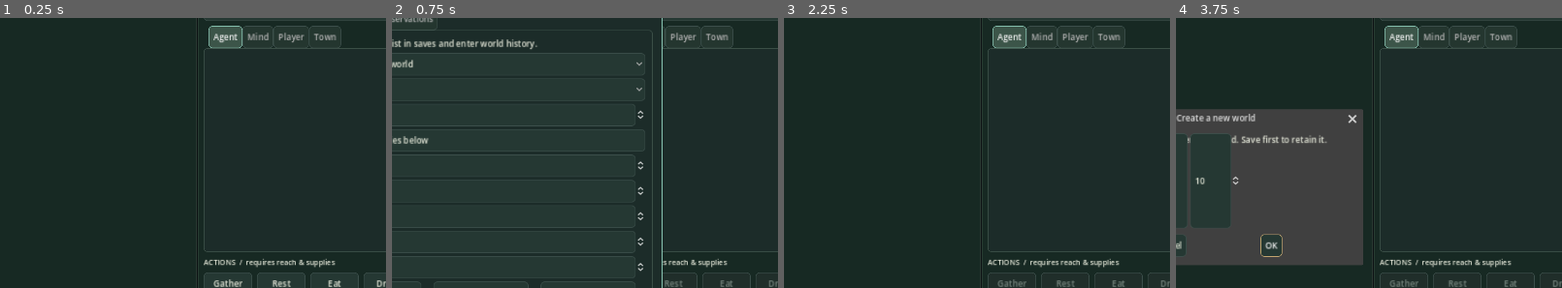
Above: before the commit, frames 1-4 (left to right).
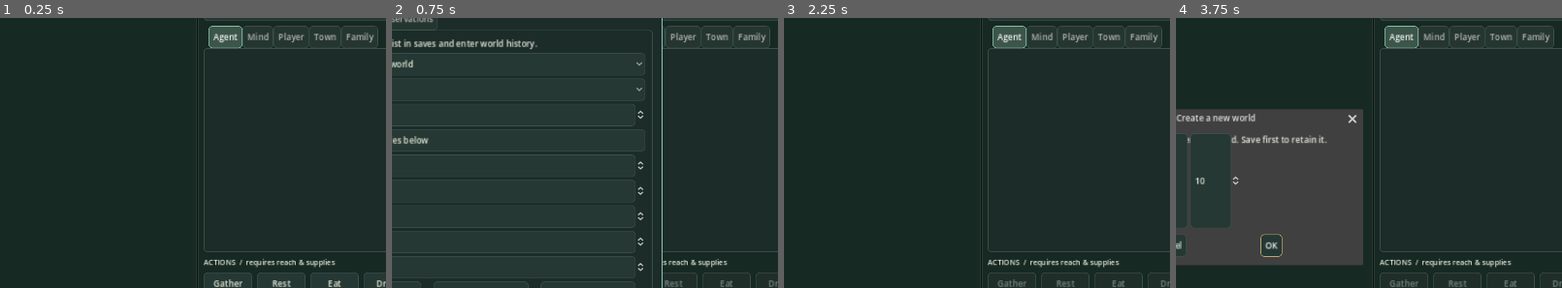
Above: after the commit, the same moments.

Repository: NxFi3/genesis
Game: Godot game, scene res://Main.tscn
The game is run twice, just before and just after one commit, with the same random seed, the same clock (stepped at 60 frames per second) and the same inputs.
Inputs:
- Up to frame 1 (0.25 s): no input
- Up to frame 2 (0.75 s): click "God Mode" at 0.5 s
- Up to frame 3 (2.25 s): click "Observer mode" at 1.25 s; click "Player mode" at 2 s
- Up to frame 4 (3.75 s): click "house" at 2.75 s; click "New world…" at 3.5 s
The pictures show only the part of the screen within x 45-95%, y 17-67%; the shares and areas given below are measured in that part.

The runs differ from the first frame. In frame 1, 0.2% of the frame differs, in the area x 88-98%, y 2-12%; in frame 2, 0.2%; in frame 3, 0.2%; in frame 4, 0.2%.

Commit message:
Add mutual households, demographic lifecycle and inherited visual identity

Diff:
--- a/godot/art/low_poly.gd
+++ b/godot/art/low_poly.gd
@@ -145,12 +145,20 @@
             if kind == "hall": part(root,"box",Vector3(.4,.7,-.46),Vector3(.16,.6,.04),faction)
     return root
 
-static func human(faction: Color, occupation: String, player: bool) -> Node3D:
+static func human(faction: Color, occupation: String, player: bool, appearance: Dictionary = {}, life_stage := "adult", equipment: Array = []) -> Node3D:
     var root := Node3D.new()
     var color := Color("e9c67c") if player else faction
     part(root,"cone",Vector3(0,.48,0),Vector3(.38,.55,.3),color)
-    var head := part(root,"sphere",Vector3(0,.86,0),Vector3(.24,.26,.24),Color("d1aa83"))
-    part(root,"sphere",Vector3(0,.94,.02),Vector3(.26,.13,.25),Color("68503d"))
+    var skin := Color("ebc9a3").lerp(Color("77513e"),float(appearance.get("skin",.35)))
+    var head := part(root,"sphere",Vector3(0,.86,0),Vector3(.24,.26,.24),skin)
+    var hair := Color(str(appearance.get("hair","#68503d")))
+    if life_stage=="elder":hair=hair.lerp(Color("c5c7bf"),.7)
+    part(root,"sphere",Vector3(0,.94,.02),Vector3(.26,.13,.25),hair)
+    for x in [-.06,.06]:part(root,"sphere",Vector3(x,.87,-.12),Vector3(.025,.025,.02),Color(str(appearance.get("eyes","#574337"))))
+    if appearance.get("texture","")=="curly":
+        for x in [-.1,0.,.1]:part(root,"sphere",Vector3(x,.98,0),Vector3(.13,.13,.15),hair)
+    if appearance.get("face","")=="angular":head.scale.x*=.9
+    root.scale=Vector3.ONE*float({"infant":.45,"child":.65,"adolescent":.85,"elder":.97}.get(life_stage,1.))
     for x in [-.095,.095]:
         var leg := part(root,"box",Vector3(x,.13,0),Vector3(.10,.28,.12),Color("3e4a43"))
         leg.name = "LegL" if x < 0 else "LegR"
@@ -176,6 +184,8 @@
     var cargo:=part(root,"box",Vector3(0,.48,.22),Vector3(.28,.28,.20),Color("ad895a"))
     cargo.name="Cargo"
     cargo.visible=false
+    if occupation!="guard" and "shield" in equipment:part(root,"sphere",Vector3(-.3,.48,-.04),Vector3(.1,.32,.26),Color("b3c0b4"))
+    if occupation!="guard" and "staff" in equipment:part(root,"box",Vector3(.3,.55,0),Vector3(.04,.9,.04),Color("a8b5ab"))
     return root
 
 static func zombie() -> Node3D:
--- /dev/null
+++ b/godot/family_panel.gd
@@ -0,0 +1,70 @@
+extends ScrollContainer
+## Local family-tree inspection; portraits reflect persisted appearance only.
+var content: VBoxContainer
+var state: Dictionary={}
+var identity := ""
+var revision := ""
+class Portrait extends Control:
+    var traits: Dictionary={}
+    func _draw() -> void:
+        var skin:=Color("ebc9a3").lerp(Color("77513e"),float(traits.get("skin",.35)))
+        draw_circle(Vector2(24,27),17,skin)
+        draw_arc(Vector2(24,24),17,PI,TAU,20,Color(str(traits.get("hair","#68503d"))),10,true)
+        for x in [18,30]:draw_circle(Vector2(x,27),2,Color(str(traits.get("eyes","#574337"))))
+func _ready() -> void:
+    content=VBoxContainer.new()
+    content.size_flags_horizontal=Control.SIZE_EXPAND_FILL
+    add_child(content)
+func update_world(value: Dictionary, selected: String) -> void:
+    state=value
+    if identity!=selected:identity=selected
+    rebuild()
+func person(key: String) -> Dictionary:
+    return state.get("agents",{}).get(key,state.get("family_archive",{}).get(key,{}))
+func show_person(key: String) -> void:
+    identity=key
+    revision=""
+    rebuild()
+func rebuild() -> void:
+    var p:=person(identity)
+    var next:=JSON.stringify([identity,p,state.get("family_archive",{}).size(),state.get("agents",{}).size()])
+    if content==null or next==revision:return
+    revision=next
+    for node in content.get_children():content.remove_child(node);node.queue_free()
+    if p.is_empty():return
+    add_person(identity,"Selected")
+    var home: Dictionary=state.get("households",{}).get(p.get("household",""),{})
+    text("Household: "+str(home.get("id","Historical record")))
+    text("Residence: "+str(home.get("residence","—")))
+    for relation in ["parents","children"]:
+        text(str(relation).capitalize())
+        for key in p.get(relation,[]):add_person(key,relation.trim_suffix("s"))
+    if p.get("partner")!=null:add_person(p.partner,"Partner")
+    text("Siblings")
+    var all: Dictionary=state.get("family_archive",{}).duplicate()
+    all.merge(state.get("agents",{}))
+    for key in all:
+        if key==identity:continue
+        for parent in p.get("parents",[]):
+            if parent in all[key].get("parents",[]):add_person(key,"Sibling");break
+    text("Life events")
+    for event in p.get("family_history",[]).slice(-8):text("%d · %s" % [event.tick,event.text])
+func text(value: String) -> void:
+    var label:=Label.new()
+    label.text=value
+    label.autowrap_mode=TextServer.AUTOWRAP_WORD_SMART
+    label.custom_minimum_size.x=300
+    content.add_child(label)
+func add_person(key: String, relation: String) -> void:
+    var p:=person(key)
+    if p.is_empty():return
+    var row:=HBoxContainer.new()
+    var portrait:=Portrait.new()
+    portrait.traits=p.get("appearance",{})
+    portrait.custom_minimum_size=Vector2(50,52)
+    row.add_child(portrait)
+    var link:=Button.new()
+    link.text="%s · %s\n%s · age %.1f%s" % [relation,p.get("name",key),p.get("life_stage","adult"),p.get("age",0)," · deceased" if p.has("death_tick") else ""]
+    link.pressed.connect(func():show_person(key))
+    row.add_child(link)
+    content.add_child(row)
--- a/godot/main.gd
+++ b/godot/main.gd
@@ -5,6 +5,8 @@
 const UIStyle = preload("res://ui_style.gd")
 const WorldView = preload("res://world_3d.gd")
 const EnvironmentPanel = preload("res://environment_panel.gd")
+const FamilyPanel = preload("res://family_panel.gd")
+var family_panel: ScrollContainer
 var god_panel: PopupPanel
 const FlatView = preload("res://world_view.gd")
 var flat_renderer := false
@@ -156,6 +158,9 @@
     memory_details = rich_tab(inspector, "Mind")
     inventory_details = rich_tab(inspector, "Player")
     settlement_details = rich_tab(inspector, "Town")
+    family_panel=FamilyPanel.new()
+    family_panel.name="Family"
+    inspector.add_child(family_panel)
     label_at("WASD move / pan · wheel zoom · middle drag · F focus · Home map · F1/F2 towns · P player", Vector2(24, 657), 12)
     label_at("ACTIONS  /  requires reach & supplies", Vector2(910, 552), 12)
     button_at("Gather", Vector2(910, 578), func(): player_command({"action": "gather"}), 80, true)
@@ -438,6 +443,7 @@
 
 func _inspect() -> void:
     view.selected = selected
+    family_panel.update_world(state,selected)
     var home := "a"
     if state.agents.has(selected):
         var a: Dictionary = state.agents[selected]
--- /dev/null
+++ b/godot/tests/family_check.gd
@@ -0,0 +1,19 @@
+extends SceneTree
+const FamilyView=preload("res://family_panel.gd")
+const Art=preload("res://art/low_poly.gd")
+func _initialize() -> void:call_deferred("run")
+func run() -> void:
+    var appearance: Dictionary={"skin":.7,"hair":"#76503b","eyes":"#789398","texture":"curly","face":"oval"}
+    var grown:=Art.human(Color.WHITE,"farmer",false,appearance,"adult",["shield"])
+    var child:=Art.human(Color.WHITE,"dependent",false,appearance,"child")
+    assert(child.scale.x<grown.scale.x,"Age must change actual character presentation")
+    grown.free();child.free()
+    var panel:=FamilyView.new()
+    root.add_child(panel)
+    var state: Dictionary={"agents":{"child":{"id":"child","name":"Child","age":4,"life_stage":"child","appearance":appearance,"parents":["parent"],"children":[],"household":"home","family_history":[{"tick":1,"text":"Birth"}]}},"family_archive":{"parent":{"id":"parent","name":"Parent","age":80,"life_stage":"elder","death_tick":1,"appearance":appearance,"parents":[],"children":["child"]}},"households":{"home":{"id":"home","residence":"house"}}}
+    panel.update_world(state,"child")
+    assert(panel.content.get_child_count()>4,"Family tree needs real relationship and portrait rows")
+    panel.show_person("parent")
+    assert(panel.identity=="parent" and panel.person("parent").has("death_tick"))
+    print("Family checks passed: inherited portraits, age scale, relationships and historical relatives")
+    quit(0)
--- a/godot/world_3d.gd
+++ b/godot/world_3d.gd
@@ -266,13 +266,13 @@
     for category in ["agents","wildlife","threats"]:
         for a in state.get(category,{}).values():
             living[a.id] = true
-            var appearance := [category,a.get("occupation",""),a.get("species",""),a.get("home",""),a.get("player",false)]
+            var appearance := [category,a.get("occupation",""),a.get("species",""),a.get("home",""),a.get("player",false),a.get("appearance",{}),a.get("life_stage","adult"),a.get("equipment",[])]
             if models.has(a.id) and appearances[a.id] != appearance:
                 models[a.id].queue_free()
                 models.erase(a.id)
             if not models.has(a.id):
                 var color := Color("7ec4a2") if a.get("home","") == "a" else Color("91b9d6")
-                var model: Node3D = Art.human(color,a.get("occupation",""),a.get("player",false)) if category == "agents" else Art.zombie() if category=="threats" else Art.animal(a.get("species","wolf"))
+                var model: Node3D = Art.human(color,a.get("occupation",""),a.get("player",false),a.get("appearance",{}),a.get("life_stage","adult"),a.get("equipment",[])) if category == "agents" else Art.zombie() if category=="threats" else Art.animal(a.get("species","wolf"))
                 model.name = a.id
                 people.add_child(model)
                 models[a.id] = model
Not shown, added: godot/family_panel.gd.uid
Not shown, changed: docs/development-v4.md
Not shown, changed: genesis/actions.py
Not shown, changed: genesis/cognition.py
Not shown, added: genesis/families.py
Not shown, added: genesis/genetics.py
Not shown, changed: genesis/memory.py
Not shown, changed: genesis/models.py
Not shown, changed: genesis/planning.py
Not shown, changed: genesis/validation.py
Not shown, changed: genesis/world.py
Not shown, changed: genesis/worldsystems.py
(and 2 more such lines)
